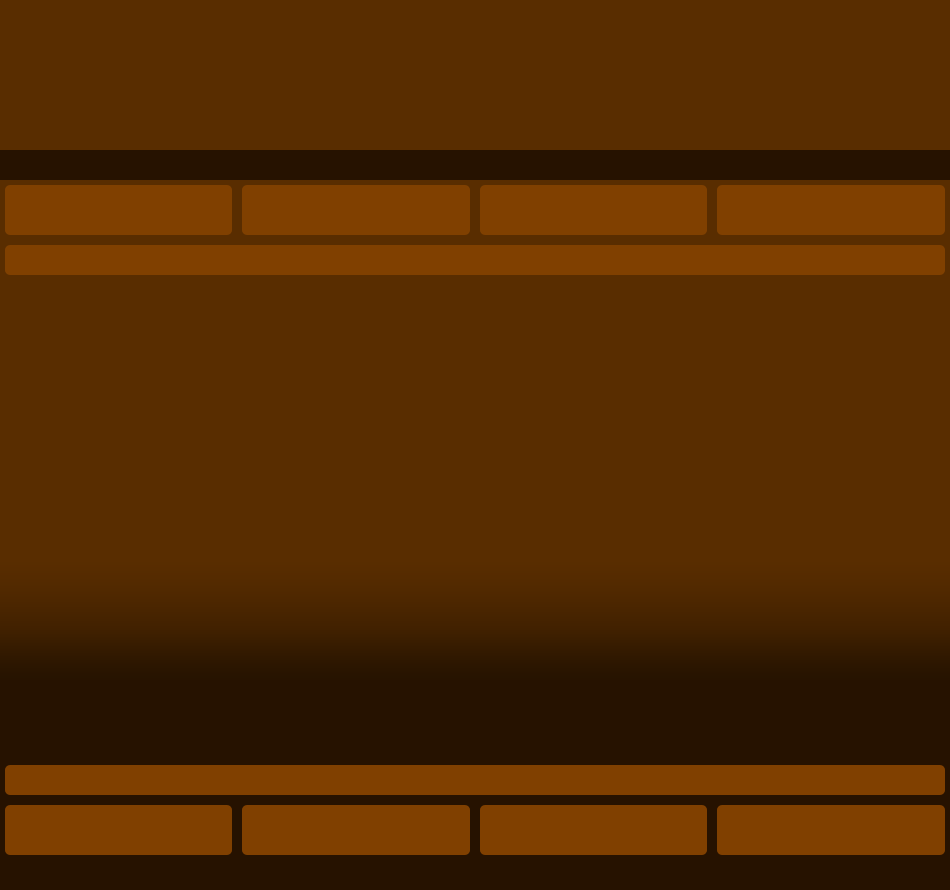
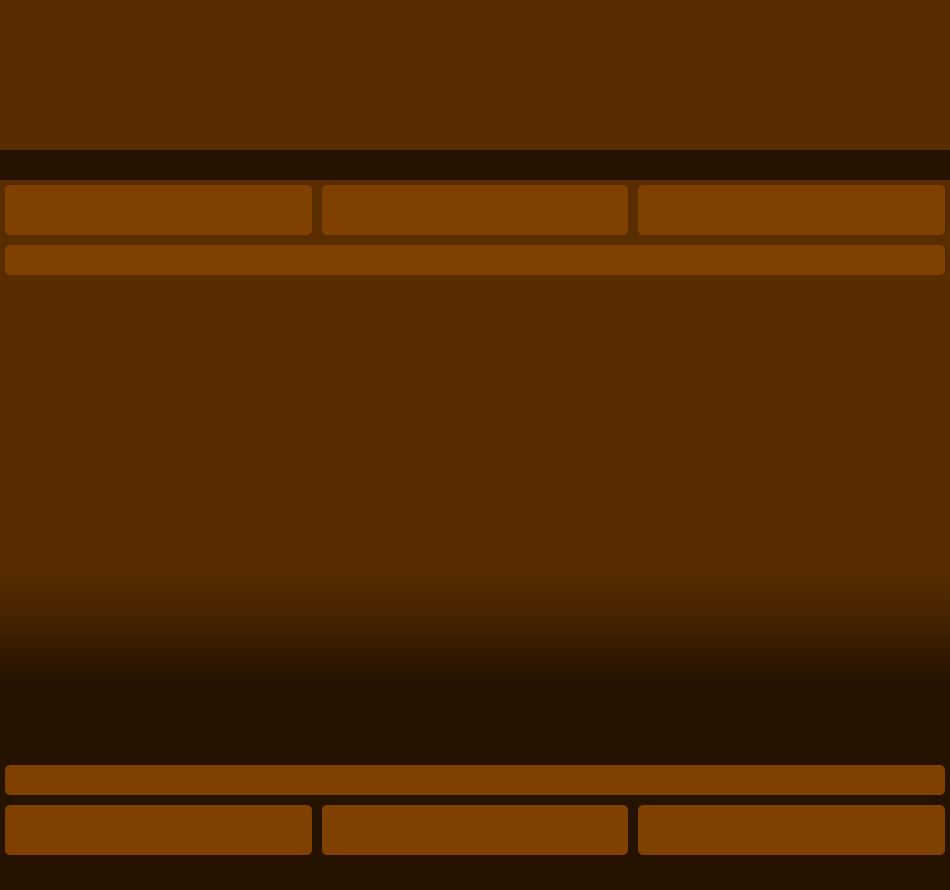
Layer changes from the first w=950, h=890 image to the second:
painted on "header/footer widgets" over (x1=227, y1=185, x2=722, y2=855)
